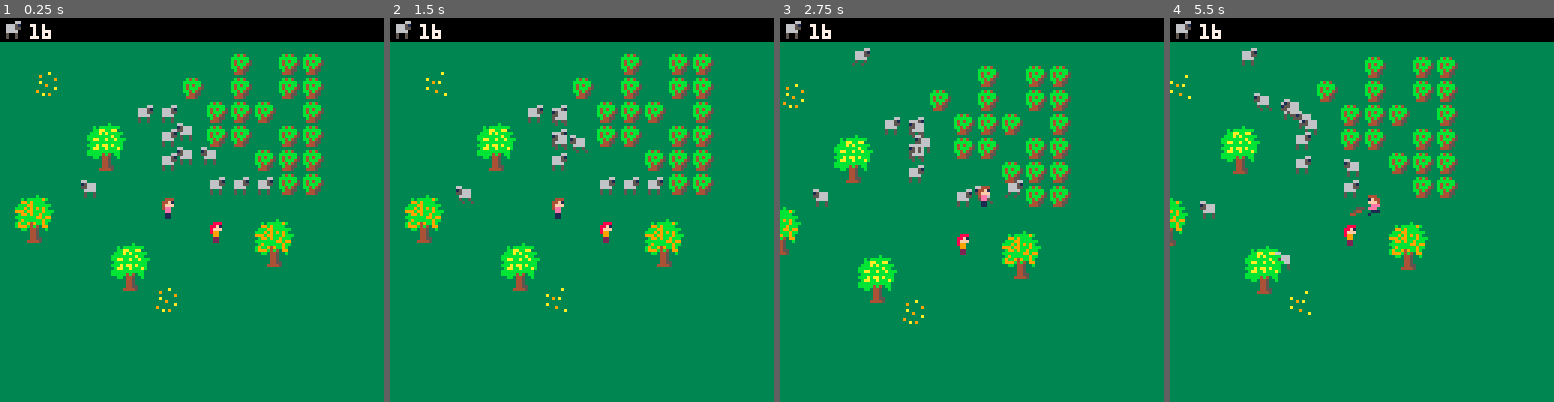
Above: before the commit, frames 1-4 (left to right).
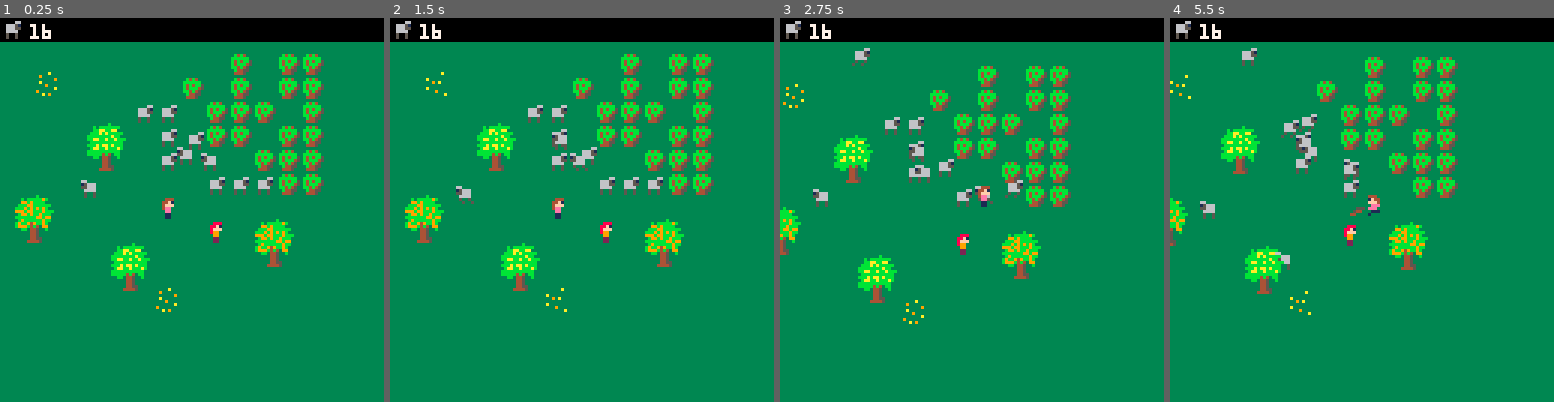
Above: after the commit, the same moments.

Repository: sdegutis/shepherdgame.com
Game: PICO-8 cartridge sheep.p8
Same seed, same stepped clock (60 frames per second), same inputs: the game is played once before the commit and once after it.
Inputs:
- Up to frame 1 (0.25 s): no input
- Up to frame 2 (1.5 s): tap X (X key) at 0.33, 1.07 s; tap O (Z key) at 0.7 s
- Up to frame 3 (2.75 s): hold Right 1.6-2.1 s; tap O (Z key) at 1.7, 2.1, 2.5 s; tap X (X key) at 1.85 s; hold Up 2.15-2.42 s; hold Right from 2.47 s (still down)
- Up to frame 4 (5.5 s): tap O (Z key) every 0.4 s from 2.9 to 5.3 s; tap X (X key) at 2.97, 4.08, 5.2 s; release Right at 3.03 s; hold Left 3.08-3.58 s; hold Down 3.63-3.97 s; hold Right 4.02-4.68 s; hold Up 4.73-5.03 s; hold Left from 5.08 s (still down)

The runs differ from the first frame. In frame 1, 0.4% of the frame differs, in the area x 46-57%, y 27-40%; in frame 2, 0.4%; in frame 3, 0.4%; in frame 4, 0.9%, in the area x 21-50%, y 19-43%.

Commit message:
That was easier than I thought

Diff:
--- a/sheep.p8
+++ b/sheep.p8
@@ -1100,6 +1100,8 @@
 	--       some math stuff.
 	--       ... or something.
 
+	local found={}
+
 	for x=-radius,radius do
 		for y=-radius,radius do
 
@@ -1110,7 +1112,7 @@
 			for e2 in all(emap[i]) do
 				if e != e2 then
 					if count(ks, e2.k) > 0 then
-						return e2
+						add(found,e2)
 					end
 				end
 			end
@@ -1118,6 +1120,7 @@
 		end
 	end
 
+	return rnd(found)
 end
 
 -->8
